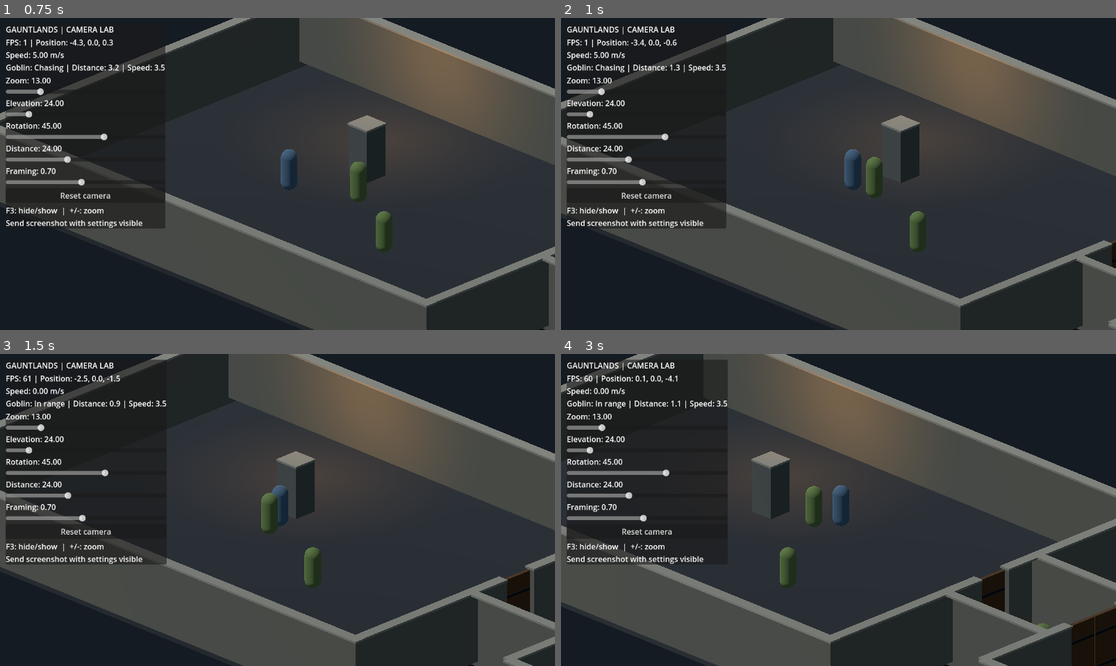
Above: before the commit, frames 1-4 (two rows, left to right).
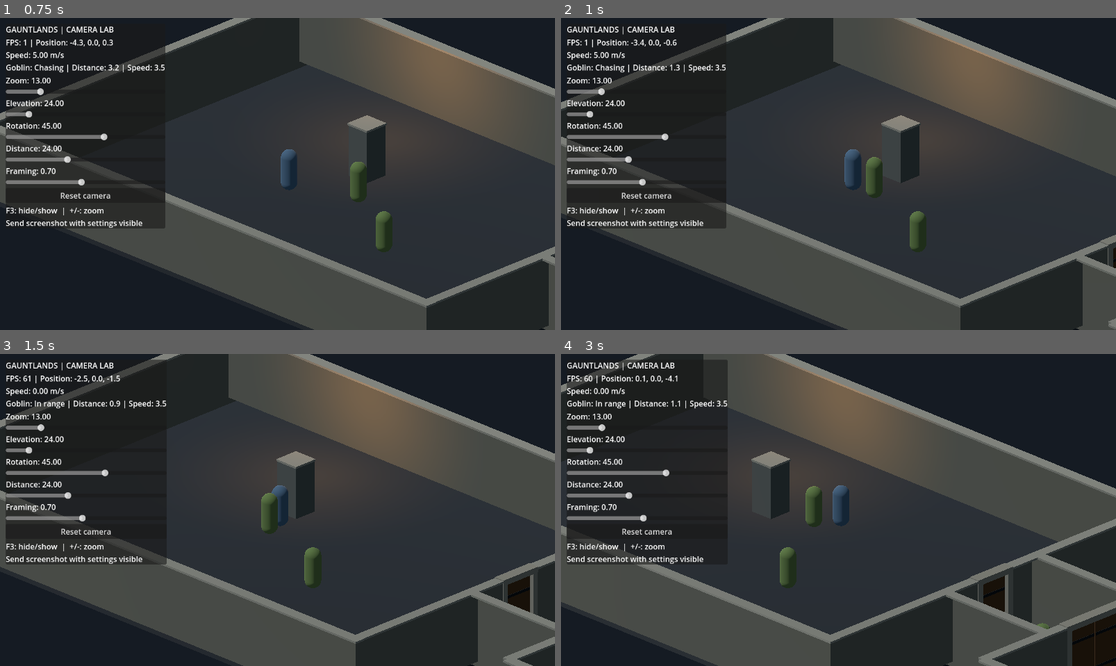
Above: after the commit, the same moments.

Repository: Jonty303/Project-Gauntlands
Game: Godot game, scene res://scenes/experiment_25d.tscn
Same seed, same stepped clock (60 frames per second), same inputs: the game is played once before the commit and once after it. This scene is started directly instead of the project's main scene.
Inputs (mouse positions are in pixels of both pictures, inside the frame that each line leads up to):
- Up to frame 1 (0.75 s): tap Enter (ui_accept) at 0.5 s; move the mouse to (399, 158) at 0.52 s; hold D (move_right) from 0.53 s (still down); hold Space (attack) from 0.53 s (still down); click (399, 158) at 0.67 s
- Up to frame 2 (1 s): keep holding D (move_right); keep holding Space (attack); tap Enter (ui_accept) at 0.77 s
- Up to frame 3 (1.5 s): release D (move_right) at 1.25 s; release Space (attack) at 1.25 s; drag from (166, 525) to (249, 572) at 1.27 s
- Up to frame 4 (3 s): move the mouse to (894, 441) at 2.02 s; hold D (move_right) 2.03-2.75 s; tap Q (target_previous) at 2.1 s; drag from (810, 572) to (672, 463) at 2.77 s

Frame 1 is identical in both runs. In frame 2, less than 0.1% of the frame differs, in the area x 97-100%, y 69-80%; in frame 3, 0.3%; in frame 4, 0.7%, in the area x 73-100%, y 67-100%.

Commit message:
Add stone jambs and lintel to reusable door frame

Diff:
--- a/scripts/dungeon_door_25d.gd
+++ b/scripts/dungeon_door_25d.gd
@@ -12,6 +12,7 @@
 
 func _ready() -> void:
     _build()
+    _build_frame()
 
 func _build() -> void:
     var count := 2 if double_door else 1
@@ -53,6 +54,28 @@
             body.add_child(iron)
         panels.append(hinge)
 
+func _build_frame() -> void:
+    var stone := StandardMaterial3D.new()
+    stone.albedo_color = Color("#a1a094")
+    stone.roughness = 1.0
+    for side in [-1.0, 1.0]:
+        var jamb := MeshInstance3D.new()
+        jamb.name = "StoneJamb"
+        var block := BoxMesh.new()
+        block.size = Vector3(0.28, 3.1, 0.48)
+        jamb.mesh = block
+        jamb.position = Vector3(side * (opening_width * 0.5 + 0.13), 1.55, 0)
+        jamb.material_override = stone
+        add_child(jamb)
+    var lintel := MeshInstance3D.new()
+    lintel.name = "StoneLintel"
+    var beam := BoxMesh.new()
+    beam.size = Vector3(opening_width + 0.54, 0.26, 0.52)
+    lintel.mesh = beam
+    lintel.position.y = 3.1
+    lintel.material_override = stone
+    add_child(lintel)
+
 func interact(actor: Node3D) -> void:
     if actor.global_position.distance_to(global_position) > interaction_range:
         return
